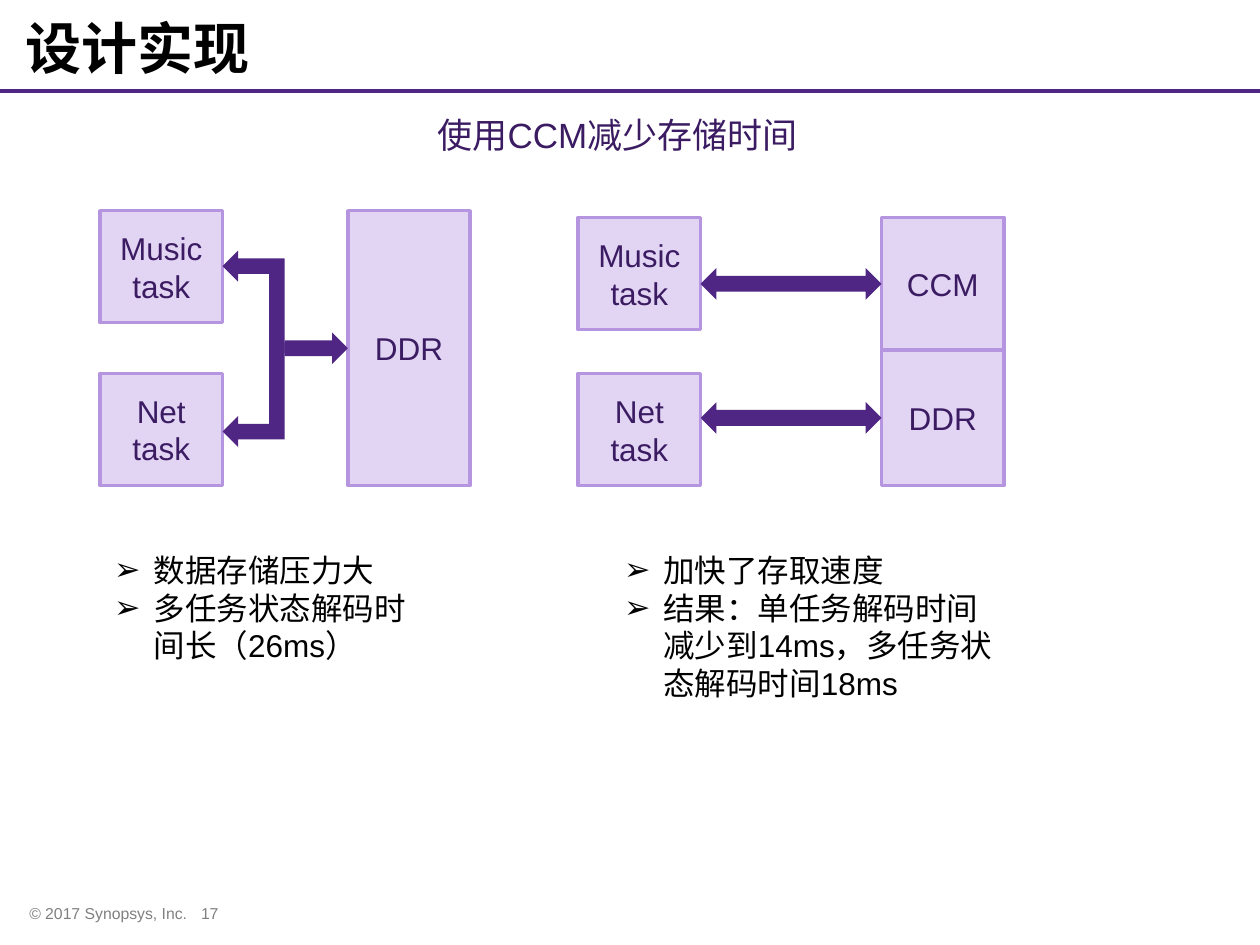
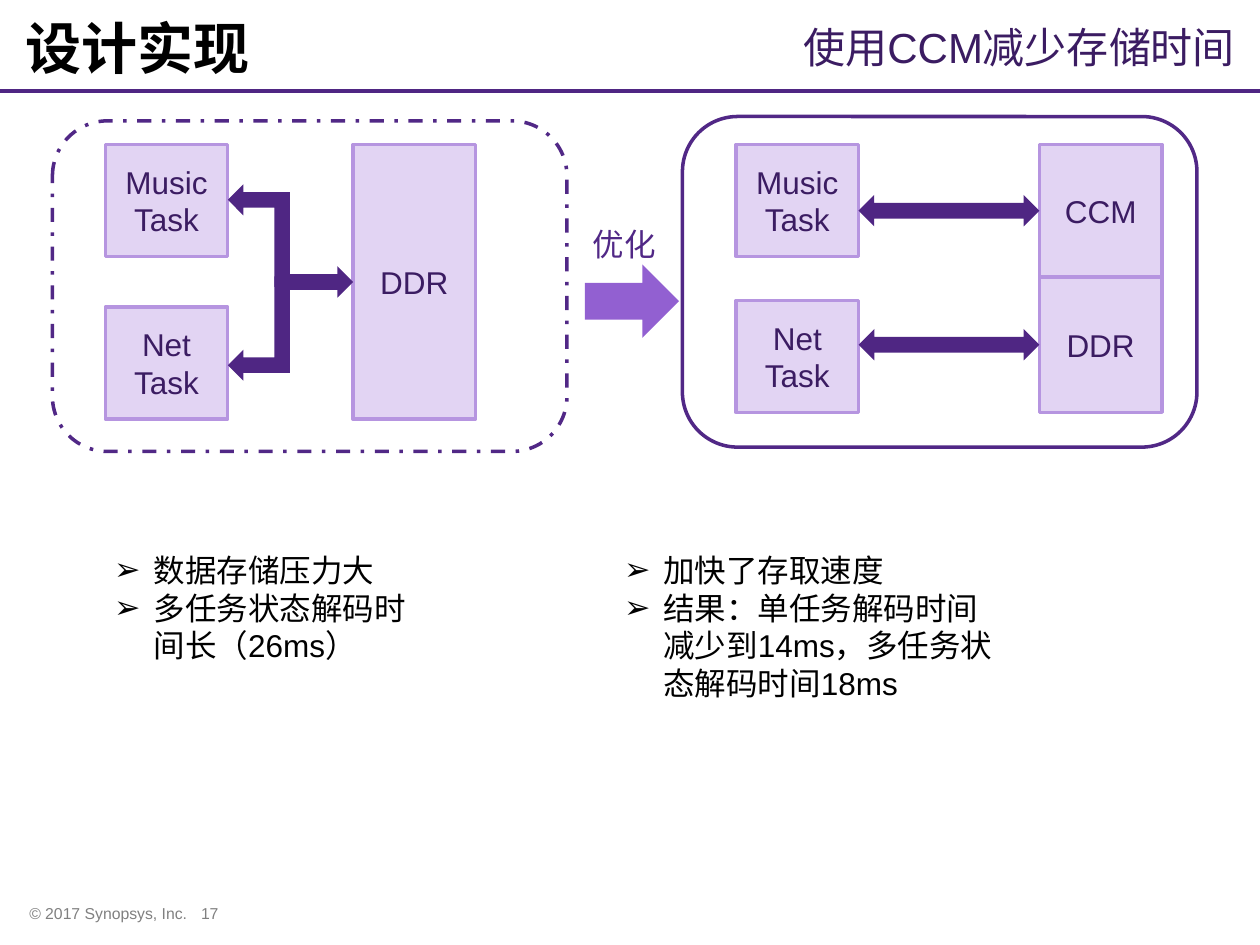
Before and after one commit to whutddk/iRhythm, a slide deck: slide 17 of doc/Synopsys ARC杯电子设计竞赛作品展示模板.pptx. Drawn at 1260x945 pixels with LibreOffice and Linux fonts; fonts in the diff are those of the drawing; background and template pictures are left out. Boxes give left, top, right and bottom in pixels: in the first picture for what was removed or moved away, otherwise in the second. Text is boxed around its words. In the diff, an @@ line names an element or a change of style, - is before the commit and + after.

```diff
--- a/doc/Synopsys ARC杯电子设计竞赛作品展示模板.pptx
+++ b/doc/Synopsys ARC杯电子设计竞赛作品展示模板.pptx
@@ text "使用CCM减少存储时间": place and size @@
-text "使用CCM减少存储时间" at [437,118,797,151]
+text "使用CCM减少存储时间" at [803,27,1235,67]
@@ text "使用CCM减少存储时间" at [803,27,1235,67]: size 20 to 24 pt @@
@@ rounded rectangle added at [683,117,1197,447], outline #512886 2 pt @@
@@ rounded rectangle added at [53,121,567,451], outline #512886 2 pt dashed @@
@@ text in rectangle at [125,171,207,232]: text changed @@
-Music task
+Music Task
@@ text in rectangle at [756,171,838,232]: text changed @@
-Music task
+Music Task
@@ left right arrow: place and size @@
-left right arrow at [701,268,882,300]
+left right arrow at [858,195,1040,227]
@@ text added at [593,229,656,259], 18 pt, text #512886 @@
+优化
@@ 3 rectangles, 2 bent up arrows, 1 right arrow: place and size @@
-3 rectangles, 2 bent up arrows, 1 right arrow at [100,210,470,485]
+3 rectangles, 2 bent up arrows, 1 right arrow at [106,145,475,420]
@@ right arrow added at [585,265,679,338], fill #9260D1 @@
@@ 4 rectangles: place and size @@
-4 rectangles at [578,218,1004,486]
+4 rectangles at [736,145,1162,412]
@@ text in rectangle at [765,328,830,388]: text changed @@
-Net task
+Net Task
@@ left right arrow: place and size @@
-left right arrow at [701,402,882,433]
+left right arrow at [858,329,1040,360]
@@ text in rectangle at [134,334,199,395]: text changed @@
-Net task
+Net Task
```
Also in this commit, not shown: 12 other slides changed, 1 other file.
